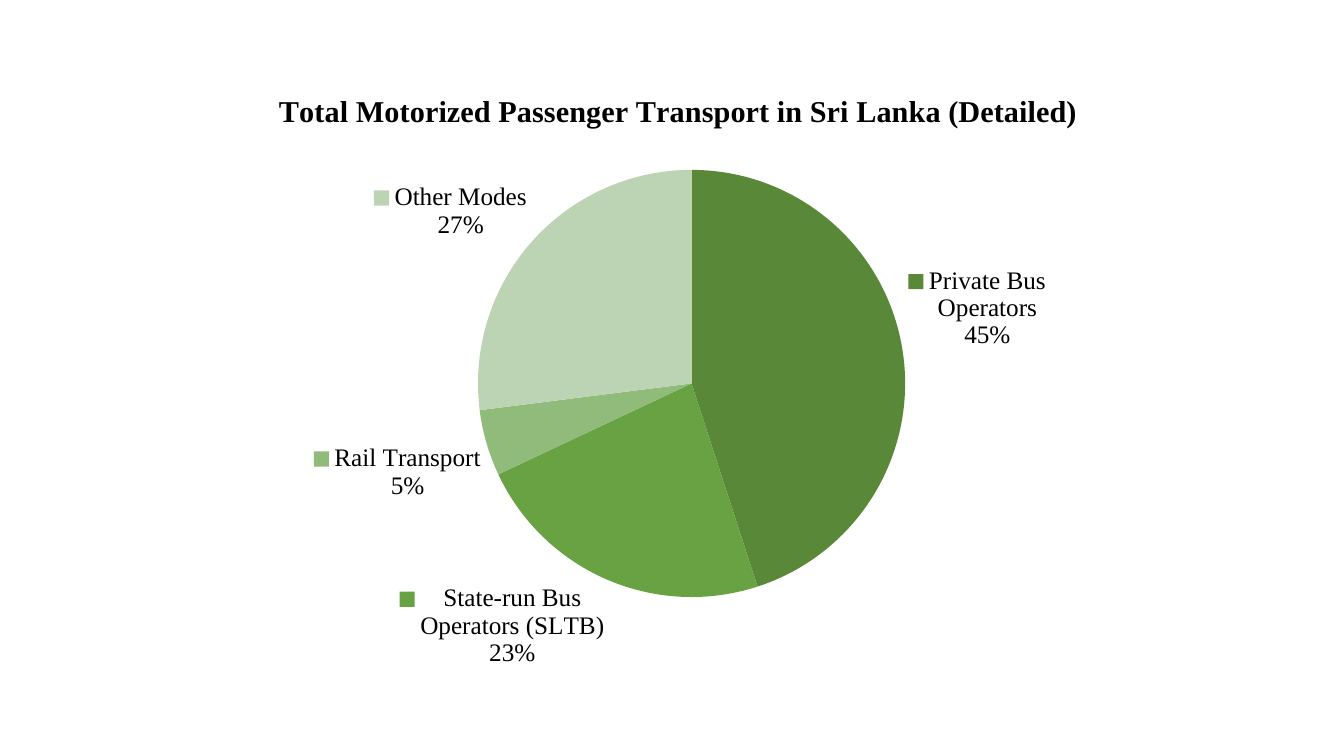
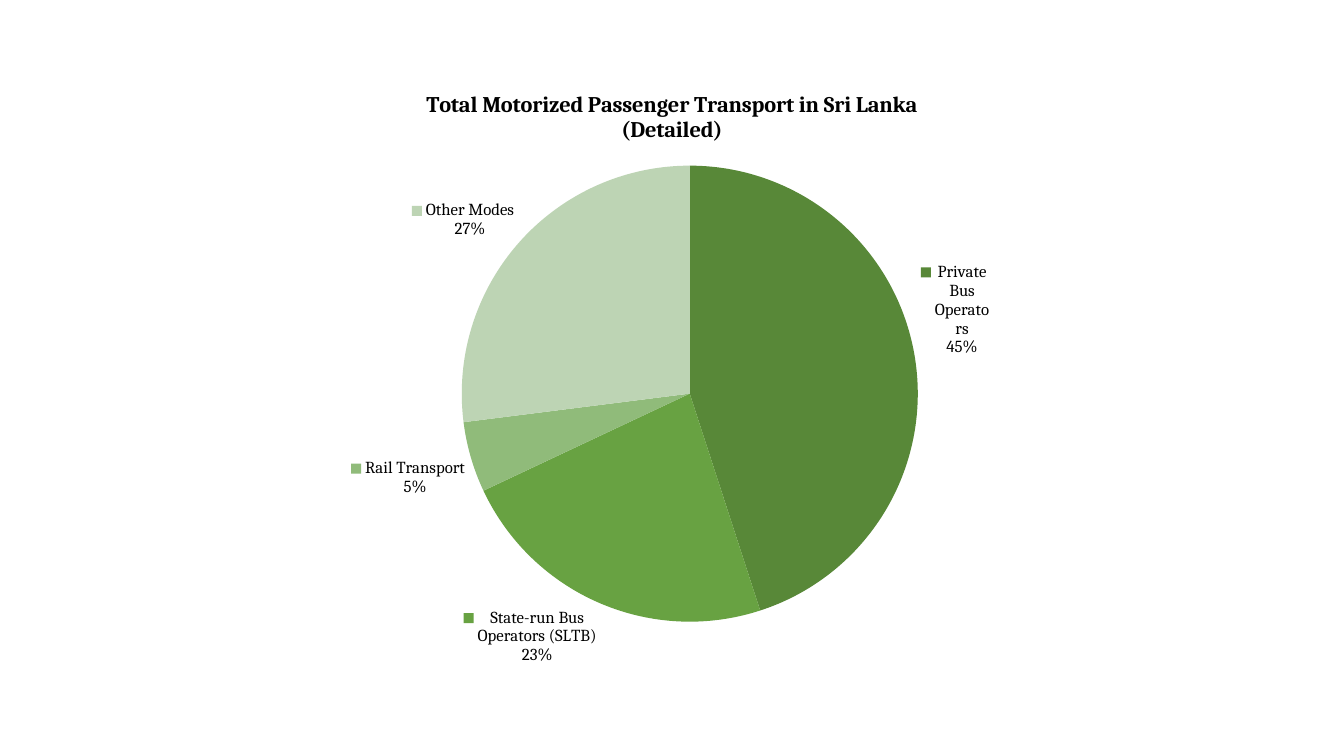
Before and after one commit to afthaj/finalThesis, a slide deck: slide 1 of figures 2.pptx. Drawn at 1344x756 pixels with LibreOffice and Linux fonts; fonts in the diff are those of the drawing. Boxes give left, top, right and bottom in pixels: in the first picture for what was removed or moved away, otherwise in the second. Text is boxed around its words. In the diff, an @@ line names an element or a change of style, - is before the commit and + after.

```diff
--- a/figures 2.pptx
+++ b/figures 2.pptx
@@ pie chart at [327,68,1017,688] @@
@@ data labels of Total Motorized Passenger Transport in Sri Lanka (Detailed) changed @@
@@ lettering changed @@
@@ pie chart: place and size @@
-pie chart at [155,69,1203,689]
+pie chart at [327,68,1017,688]
```
Also in this commit, not shown: 2 other slides changed, 1 slide added, 37 other files.
